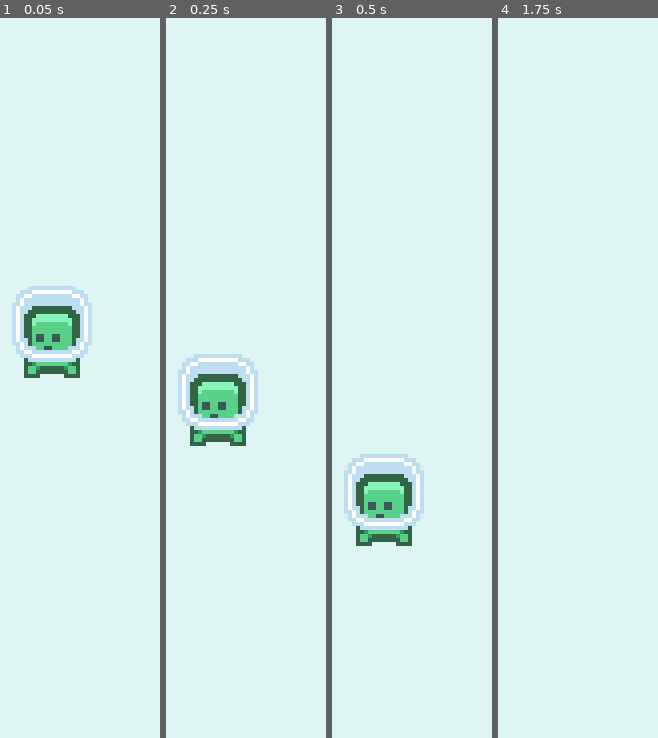
Above: before the commit, frames 1-4 (left to right).
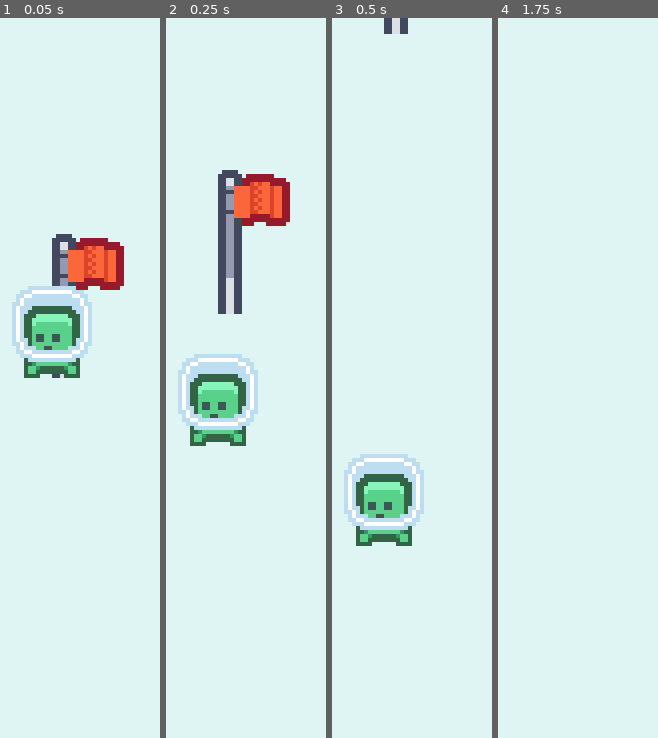
Above: after the commit, the same moments.

Repository: MinSungJe/Godot2DPlatformer
Game: Godot game, scene res://scenes/BaseLevel.tscn
Two runs of this game, one before a commit and one after it. Both use one fixed random seed, a clock stepped at 60 frames per second and the inputs below. This scene is started directly instead of the project's main scene.
Inputs:
- Up to frame 1 (0.05 s): no input
- Up to frame 2 (0.25 s): no input
- Up to frame 3 (0.5 s): no input
- Up to frame 4 (1.75 s): hold D (move_right) from 0.53 s (still down); tap Z (dash) at 0.6, 1.35 s; tap W (jump) at 0.77, 1.52 s

The runs differ from the first frame. In frame 1, 3.1% of the frame differs, in the area x 32-78%, y 30-50%; in frame 2, 4.7%, in the area x 32-78%, y 21-42%; in frame 3, 0.2%; in frame 4, nothing differs.

Commit message:
Flag 추가

Diff:
--- a/scenes/BaseLevel.tscn
+++ b/scenes/BaseLevel.tscn
@@ -1,8 +1,9 @@
-[gd_scene load_steps=5 format=2]
+[gd_scene load_steps=6 format=2]
 
 [ext_resource path="res://resources/tileset.tres" type="TileSet" id=1]
 [ext_resource path="res://scenes/Player.tscn" type="PackedScene" id=2]
 [ext_resource path="res://scenes/GameCamera.tscn" type="PackedScene" id=3]
+[ext_resource path="res://scenes/Flag.tscn" type="PackedScene" id=4]
 [ext_resource path="res://scripts/BaseLevel.gd" type="Script" id=7]
 
 [node name="BaseLevel" type="Node"]
@@ -16,6 +17,8 @@
 
 [node name="GameCamera" parent="." instance=ExtResource( 3 )]
 
+[node name="Flag" parent="." instance=ExtResource( 4 )]
+
 [node name="Enemies" type="Node2D" parent="."]
 
 [node name="Collectibles" type="Node2D" parent="."]
--- /dev/null
+++ b/scenes/Flag.tscn
@@ -0,0 +1,41 @@
+[gd_scene load_steps=7 format=2]
+
+[ext_resource path="res://assets/flag/tile_0131.png" type="Texture" id=1]
+[ext_resource path="res://assets/flag/tile_0111.png" type="Texture" id=2]
+[ext_resource path="res://assets/flag/tile_0112.png" type="Texture" id=3]
+[ext_resource path="res://scripts/Flag.gd" type="Script" id=4]
+
+[sub_resource type="RectangleShape2D" id=2]
+extents = Vector2( 8, 18 )
+
+[sub_resource type="SpriteFrames" id=1]
+animations = [ {
+"frames": [ ExtResource( 2 ), ExtResource( 3 ) ],
+"loop": true,
+"name": "default",
+"speed": 10.0
+} ]
+
+[node name="Flag" type="Node2D"]
+script = ExtResource( 4 )
+
+[node name="Area2D" type="Area2D" parent="."]
+position = Vector2( 3, -18 )
+collision_layer = 524288
+collision_mask = 0
+
+[node name="CollisionShape2D" type="CollisionShape2D" parent="Area2D"]
+shape = SubResource( 2 )
+
+[node name="Sprite" type="Sprite" parent="."]
+texture = ExtResource( 1 )
+centered = false
+offset = Vector2( 0, -18 )
+
+[node name="AnimatedSprite" type="AnimatedSprite" parent="."]
+position = Vector2( 0, -18 )
+frames = SubResource( 1 )
+frame = 1
+playing = true
+centered = false
+offset = Vector2( 0, -18 )
--- a/scenes/Levels/Level_001.tscn
+++ b/scenes/Levels/Level_001.tscn
@@ -10,6 +10,9 @@
 
 [node name="TileMap" parent="." index="0"]
 tile_data = PoolIntArray( -983060, 0, 0, -983059, 0, 1, -983058, 0, 1, -983057, 0, 1, -983056, 0, 1, -983055, 0, 1, -98 …(4397 unchanged characters)…
+
+[node name="Flag" parent="." index="2"]
+position = Vector2( 117, -288 )
 
 [node name="Enemy" parent="Enemies" index="0" instance=ExtResource( 2 )]
 position = Vector2( -360, -90 )
--- /dev/null
+++ b/scripts/Flag.gd
@@ -0,0 +1,10 @@
+extends Node2D
+
+signal player_won
+
+func _ready():
+	$Area2D.connect("area_entered", self, "on_area_entered")
+
+func on_area_entered(_area2d):
+	print("win!")
+	emit_signal("player_won")
Binary file added: assets/flag/tile_0111.png
Not shown, added: assets/flag/tile_0111.png.import
Binary file added: assets/flag/tile_0112.png
Not shown, added: assets/flag/tile_0112.png.import
Binary file added: assets/flag/tile_0131.png
Not shown, added: assets/flag/tile_0131.png.import
